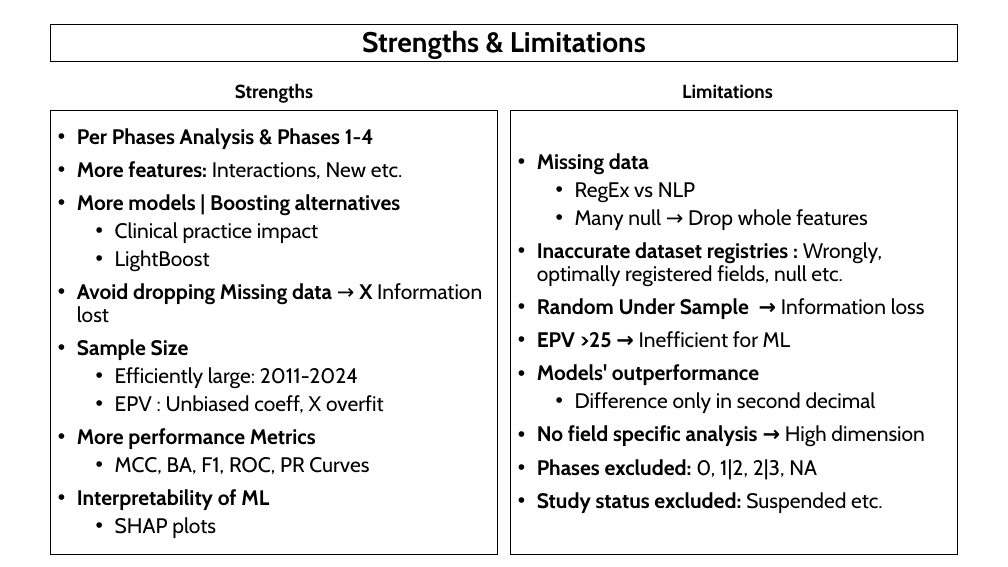
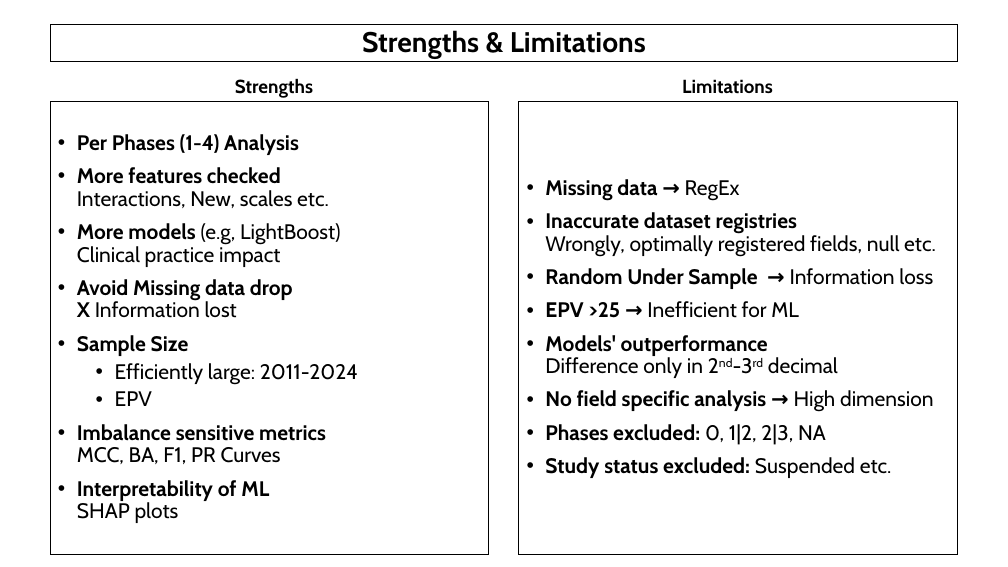
Before and after one commit to AndreouEugenia/Thesis, a slide deck: slide 26 of Thesis_Presentation.pptx. Drawn at 1008x567 pixels with LibreOffice and Linux fonts; fonts in the diff are those of the drawing; background and template pictures are left out. Boxes give left, top, right and bottom in pixels: in the first picture for what was removed or moved away, otherwise in the second. Text is boxed around its words. In the diff, an @@ line names an element or a change of style, - is before the commit and + after.

```diff
--- a/Thesis_Presentation.pptx
+++ b/Thesis_Presentation.pptx
@@ text "Strengths": place and size @@
-text "Strengths" at [235,83,313,103]
+text "Strengths" at [235,78,313,98]
@@ text "Limitations": place and size @@
-text "Limitations" at [682,84,773,99]
+text "Limitations" at [682,79,773,94]
@@ text "Per Phases (1-4) Analysis": place and size @@
-text "Per Phases (1-4) Analysis" at [51,110,498,554]
+text "Per Phases (1-4) Analysis" at [51,101,489,554]
@@ text "Missing data → RegEx": place and size @@
-text "Missing data → RegEx" at [510,110,958,554]
+text "Missing data → RegEx" at [519,101,957,554]
@@ text at [77,134,341,318]: text changed; bold off @@
-• Per Phases Analysis & Phases 1-4
-• More features: Interactions, New etc.
-• More models | Boosting alternatives
-  • Clinical practice impact
-  • LightBoost
-• Avoid dropping Missing data → X Information lost
+• Per Phases (1-4) Analysis
+• More features checked
+  Interactions, New, scales etc.
+• More models (e.g, LightBoost)
+  Clinical practice impact
+• Avoid Missing data drop
+  X Information lost
@@ text at [545,179,936,257]: text changed @@
-• Missing data
-  • RegEx vs NLP
-  • Many null → Drop whole features
-• Inaccurate dataset registries : Wrongly, optimally registered fields, null etc.
+• Missing data → RegEx
+• Inaccurate dataset registries
+  Wrongly, optimally registered fields, null etc.
@@ text at [545,335,838,378]: text changed @@
-• Models' outperformance
-  • Difference only in second decimal
+• Models' outperformance
+  Difference only in 2nd-3rd decimal
@@ text at [77,391,326,523]: text changed; bold on @@
-  • EPV : Unbiased coeff, X overfit
-• More performance Metrics
-  • MCC, BA, F1, ROC, PR Curves
-• Interpretability of ML
-  • SHAP plots
+  • EPV
+• Imbalance sensitive metrics
+  MCC, BA, F1, PR Curves
+• Interpretability of ML
+  SHAP plots
```
Also in this commit, not shown: 16 other slides changed, 4 slides added, 3 slides removed, 11 other files.
